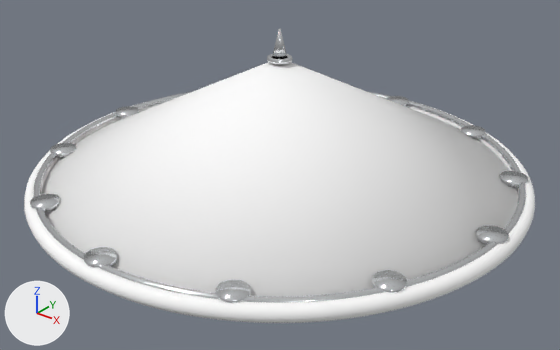
Two versions of the glTF model app/src/main/res/raw/salakot_elite.glb, one commit apart.
One viewpoint serves both versions: a 50 mm lens placed at (1.008, -1.259, 0.781), pointed at (0.008, -0.009, 0.006). The axes (+X, +Y, +Z) are drawn at lower left. The lights are the same throughout. The first picture is the older version. Where no turn or scale is listed for an object, it has been applied to the vertices. Vertices at exactly the same position are counted once.

The first picture shows 'Brim', 'Medallion_0', 'Medallion_1', 'Medallion_10', 'Medallion_11', 'Medallion_8', 'Medallion_9', 'RimBand', 'SalakatCone' and 6 more.
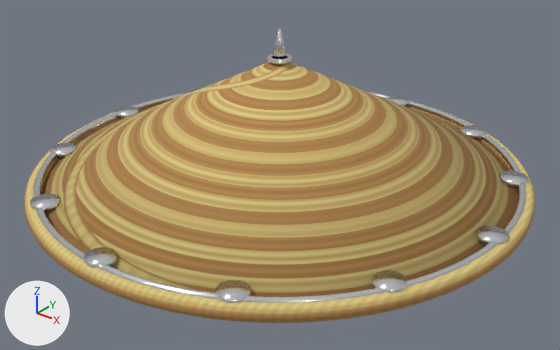
What the commit changed:
Picture 'salakot_bamboo_bake' (img_salakot_bamboo_bake) is new.
In material 'WovenBamboo' (mat_wovenbamboo), base_color is no longer (1.0, 1.0, 1.0), white #ffffff.
In material 'WovenBamboo' (mat_wovenbamboo), texture is now set to img_salakot_bamboo_bake.
me_cone has 512 vertices, 1020 faces and spans x -0.55..0.55, y -0.55..0.55, z -0.142..0.137.
me_cone is used by ob_salakatcone; location (0.0, 0.0, 0.137).
me_cone part 1: texture (UV) coordinates of 1020 of 1020 faces, centred in x -0.548..0.548, y -0.548..0.548, z -0.14..0.137, changed; they spanned u 0.0..1.0, v 0.01..1.0 and now span u 0.01..1.0, v 0.0..1.0.

Where the change shows, as pixel boxes [x1, y1, x2, y2] in the pictures (560 x 350 px):
'SalakatCone', surface changed (white to brown): [42, 62, 518, 297] in both
'Brim', surface changed: [24, 102, 535, 323] in both
